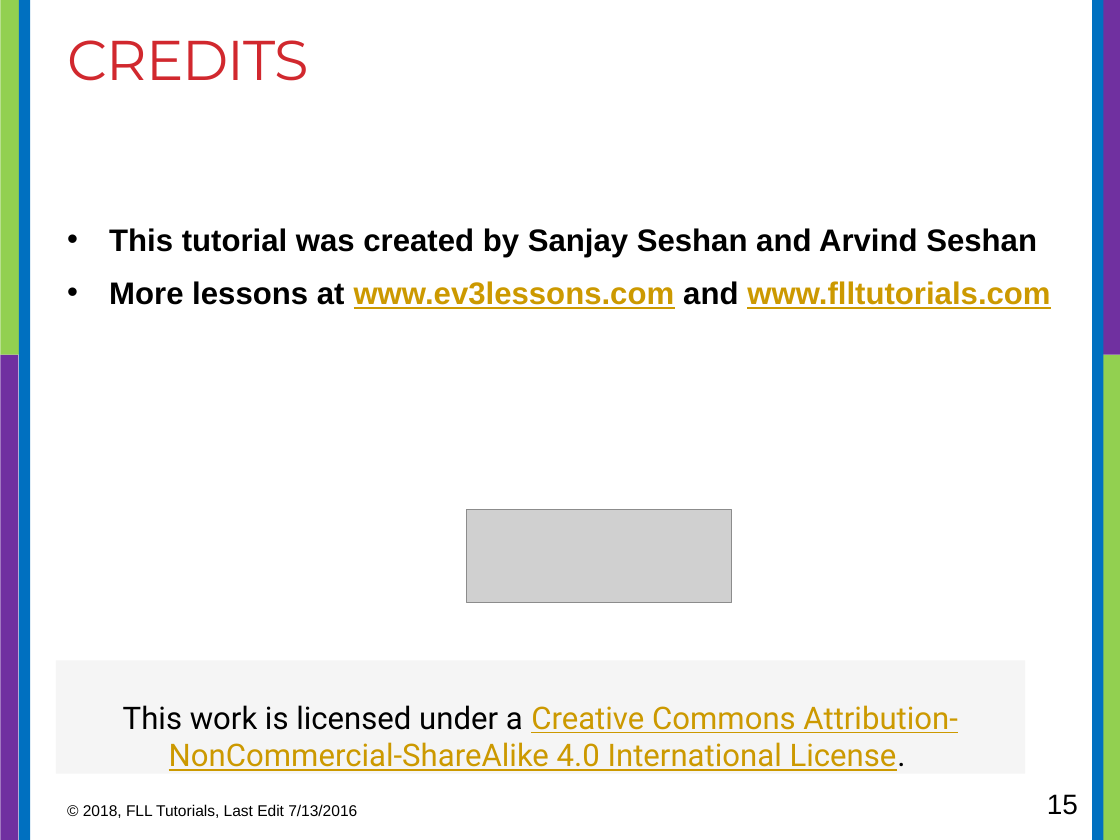
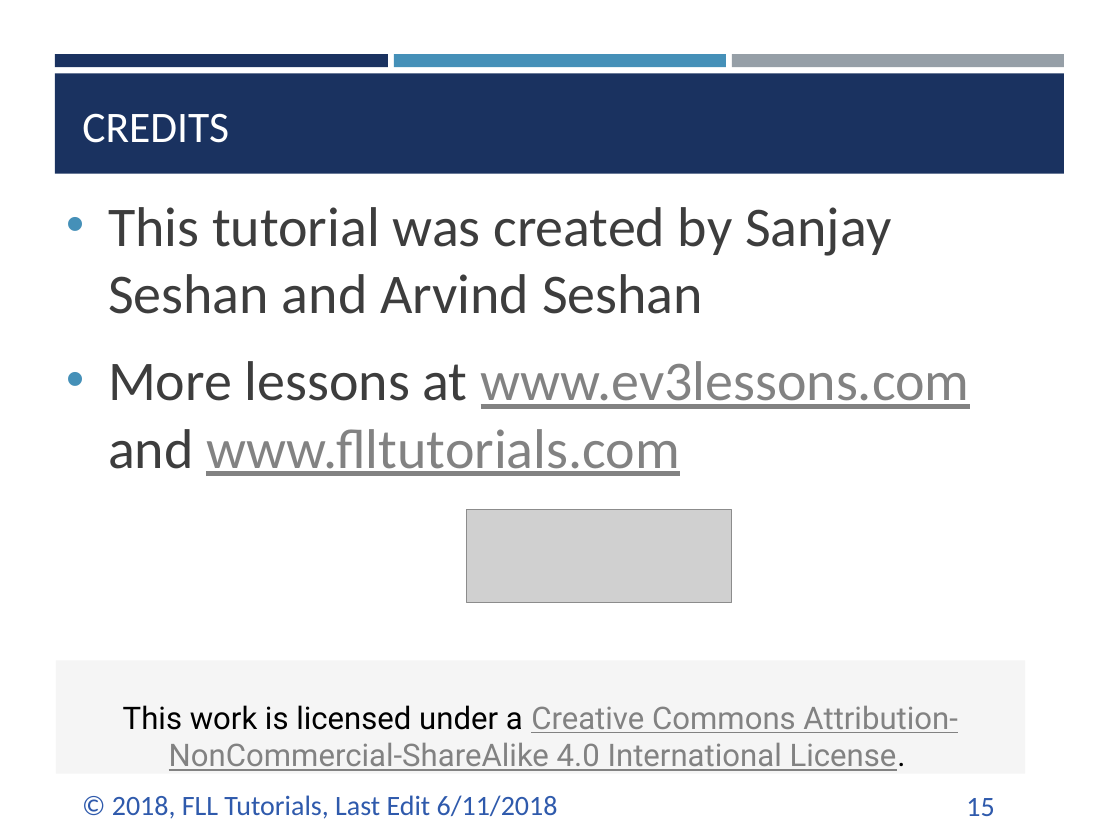
Before and after one commit to ev3lessons/FLL-Tutorials, a slide deck: slide 15 of translations/en-us/RobotGame/Gears.pptx. Drawn at 1120x840 pixels with LibreOffice and Linux fonts; fonts in the diff are those of the drawing; grey boxes stand for pictures. Boxes give left, top, right and bottom in pixels: in the first picture for what was removed or moved away, otherwise in the second. Text is boxed around its words. In the diff, an @@ line names an element or a change of style, - is before the commit and + after.

```diff
--- a/translations/en-us/RobotGame/Gears.pptx
+++ b/translations/en-us/RobotGame/Gears.pptx
@@ rectangle removed at [0, 0, 22, 355] @@
@@ rectangle removed at [19, 0, 30, 840] @@
@@ rectangle removed at [1092, 0, 1103, 840] @@
@@ rectangle removed at [1098, 0, 1120, 355] @@
@@ rectangle added at [55, 54, 388, 67], fill #1A3260 @@
@@ rectangle added at [394, 54, 726, 67], fill #4590B8 @@
@@ rectangle added at [732, 54, 1064, 67], fill #969FA7 @@
@@ rectangle added at [55, 74, 1064, 174], fill #1A3260 @@
@@ title "CREDITS": place and size @@
-title "CREDITS" at [67, 40, 309, 81]
+title "CREDITS" at [82, 113, 229, 143]
@@ title "CREDITS" at [82, 113, 229, 143]: size 36 to 28 pt, font Montserrat to Calibri, text colour #D1282E to #FFFFFF, letter spacing -0.6 to 0 pt; vertical alignment top to bottom @@
@@ text "This tutorial was created by ...": place and size @@
-text "This tutorial was created by ..." at [109, 228, 1050, 309]
+text "This tutorial was created by ..." at [108, 207, 970, 476]
@@ text "This tutorial was created by ..." at [108, 207, 970, 476]: size 20 to 36 pt, font Arial to Calibri, bold off; text colour #000000 to #3D3D3D in "This tutorial was created by Sanjay Seshan ...", "More lessons at and"; text colour #CC9900 to #828282 in "www.ev3lessons.com www.flltutorials.com"; more space between paragraphs @@
@@ rectangle removed at [0, 355, 18, 840] @@
@@ rectangle removed at [1102, 355, 1120, 840] @@
@@ rectangle "This work is licensed under ..." at [56, 661, 1025, 774]: text colour #CC9900 to #828282 in "Creative Commons Attribution-NonCommercial-ShareAlike 4.0 In ..." @@
@@ text at [112, 795, 558, 819]: text changed; size 10 to 18 pt; font Arial to Calibri; text colour #000000 to #2F5AAC @@
-© 2018, FLL Tutorials, Last Edit 7/13/2016
+© 2018, FLL Tutorials, Last Edit 6/11/2018
@@ page number: place and size @@
-page number at [1047, 794, 1078, 815]
+page number at [966, 798, 994, 816]
@@ page number at [966, 798, 994, 816]: font Arial to Calibri, text colour #000000 to #2F5AAC @@
```
Also in this commit, not shown: 14 other slides changed, 18 other files.
